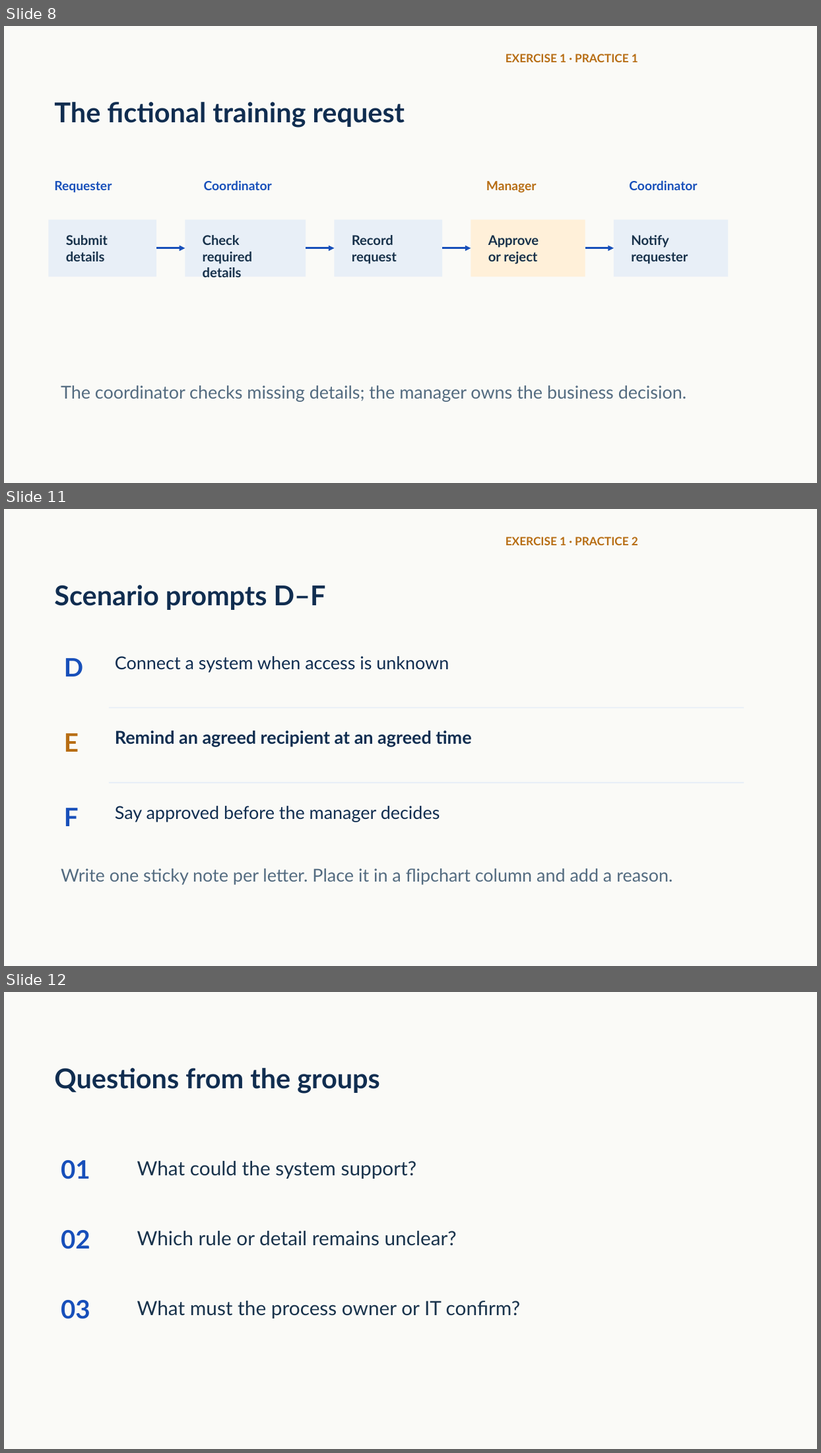
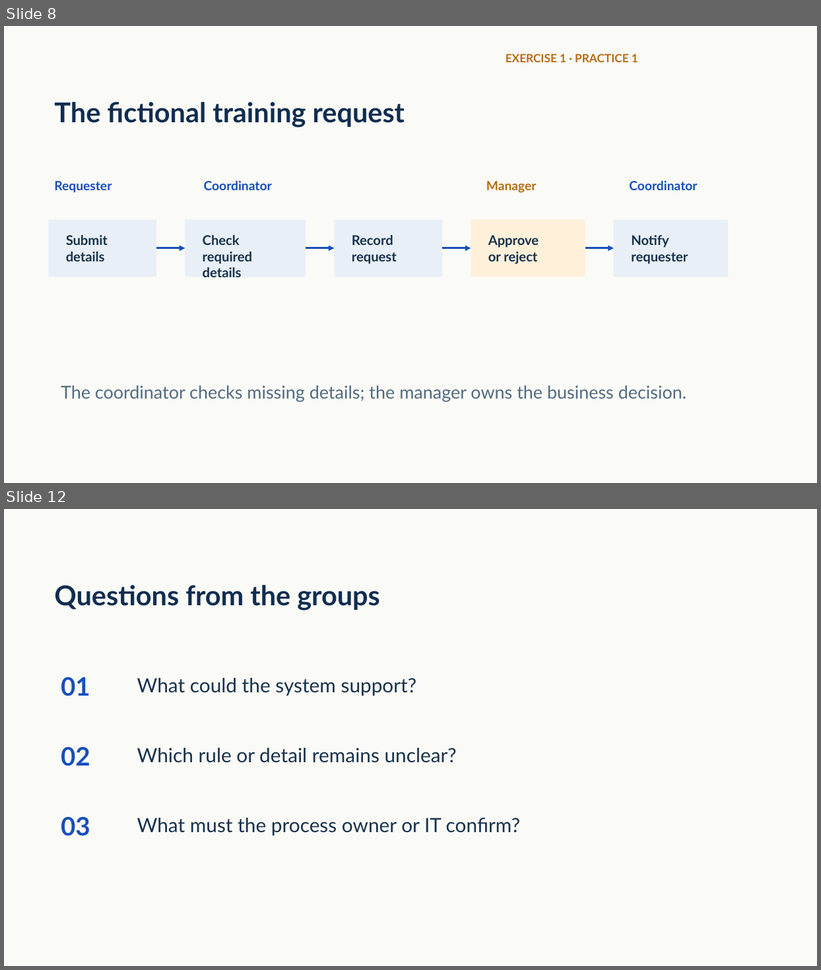
Before and after one commit to teerasej/power-automate-leadership-workshop, a slide deck: docs/public/downloads/strategic-automation-leadership-en-revised-v3.pptx. Shown one above the other, each under a label of ours: slides 8, 11 and 12 before the commit, slides 8 and 12 after it; the slides between them are not shown. The pictures are 821x1453 and 821x970 pixels, drawn with LibreOffice and Linux fonts; fonts in the diff are those of the drawing. Boxes give left, top, right and bottom in pixels: in the first picture for what was removed or moved away, otherwise in the second. Text is boxed around its words. In the diff, an @@ line names an element or a change of style, - is before the commit and + after.

```diff
--- a/docs/public/downloads/strategic-automation-leadership-en-revised-v3.pptx
+++ b/docs/public/downloads/strategic-automation-leadership-en-revised-v3.pptx
@@ slide 11 removed at box(4, 509, 817, 966), background #FAFAF7 @@
@@ text removed at box(506, 537, 638, 545) @@
-EXERCISE 1 · PRACTICE 2
@@ text removed at box(54, 585, 326, 610) @@
-Scenario prompts D–F
@@ text removed at box(64, 658, 83, 677) @@
-D
@@ text removed at box(115, 656, 449, 673) @@
-Connect a system when access is unknown
@@ rectangle removed at box(109, 707, 745, 708) @@
@@ text removed at box(64, 733, 79, 752) @@
-E
@@ text removed at box(115, 731, 471, 747) @@
-Remind an agreed recipient at an agreed time
@@ rectangle removed at box(109, 782, 745, 784) @@
@@ text removed at box(64, 808, 79, 826) @@
-F
@@ text removed at box(115, 806, 440, 823) @@
-Say approved before the manager decides
@@ text removed at box(61, 869, 673, 885) @@
-Write one sticky note per letter. Place it in a flipchart column and add a reason.
```
Also in this commit, not shown: 2 slides changed, 2 slides added, 1 other slide removed, 16 other files.
